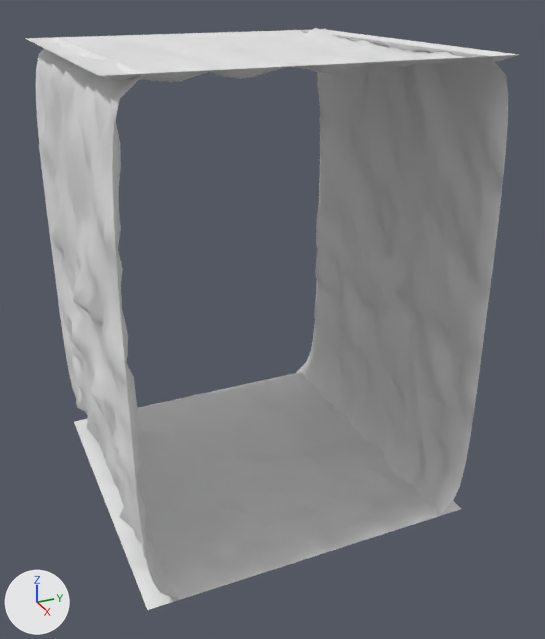
Renders of the FBX model Labyrinth/SourceArt/ModularBuildingKit/Meshes/SM_LabyrinthTile_2.fbx from each side of a commit.
One viewpoint serves both versions: a 50 mm camera at (7.45, -3.93, 4.52) aimed at (1.73, -1.36, 1.66). Arrows for +X, +Y and +Z are at lower left; the lights stay in place. Materials are left out; every surface is plain grey. Where no turn or scale is listed for an object, it has been applied to the vertices.

Script lines for the objects in view, before the commit:
```python
me_null3 = bpy.data.meshes.new('null3')
me_null3.from_pydata(...)  # 3844 vertices, 3600 faces; spans x 0.0..3.0, y -3.1..0.1, z -0.05..4.05
ob_null3 = bpy.data.objects.new('null3', me_null3)
ob_null3.location = (0.0, 0.0, 0.0)
```
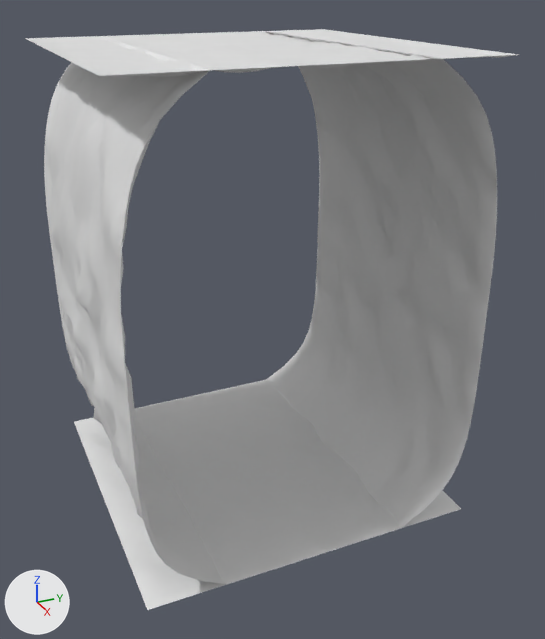
Changed parts and their boxes (x1, y1, x2, y2) in the pictures (545 x 639 px; the box of a moved part takes in the faces that stretch with it):
'null3', reshaped: before (25, 28, 519, 610); after (25, 29, 519, 610)
part 1 of me_null3, moved or reshaped: before (74, 372, 461, 610); after (74, 380, 461, 610)
part 2 of me_null3, moved or reshaped: before (25, 28, 519, 82); after (25, 29, 519, 77)
part 3 of me_null3, moved or reshaped: before (296, 30, 508, 516); after (265, 31, 497, 528)
part 4 of me_null3, moved or reshaped: before (36, 38, 179, 599); after (44, 36, 227, 584)

The change, as a list of edits to the scene's bpy script:
```text
Change me_null3:
    used by ob_null3; location = (0.0, 0.0, 0.0)
    remove me_null3.from_pydata(...)  # 3844 vertices, 3600 faces; spans x 0.0..3.0, y -3.1..0.1, z -0.05..4.05
    add me_null3.from_pydata(...)  # 3844 vertices, 3600 faces; spans x 0.0..3.0, y -3.07..0.07, z -0.02..4.02
    me_null3 part 1: the loose piece of 961 vertices spanning x 0.0..3.0, y -3.0..0.0, z -0.05..0.08 is scaled about the mesh origin by (1, 1, 0.496)
    me_null3 part 2: the loose piece of 961 vertices spanning x 0.0..3.0, y -3.0..0.0, z 3.92..4.05 is scaled about its middle by (1, 1, 0.496), then moved by (0.0, 0.0, 0.01)
    me_null3 part 3: 770 of 3844 vertices moved; they spanned x 0.0..3.0, y -0.27..0.1, z 0.0..4.0 and now span x 0.0..3.0, y -0.67..0.07, z 0.0..4.0; mean shift (0.0, -0.11, 0.0); largest move (0.0, -0.27, 0.0) -> (0.0, -0.67, 0.0)
    me_null3 part 4: 770 of 3844 vertices moved; they spanned x 0.0..3.0, y -3.1..-2.73, z 0.0..4.0 and now span x 0.0..3.0, y -3.07..-2.33, z 0.0..4.0; mean shift (0.0, 0.11, 0.0); largest move (3.0, -2.73, 0.0) -> (3.0, -2.33, 0.0)
```
